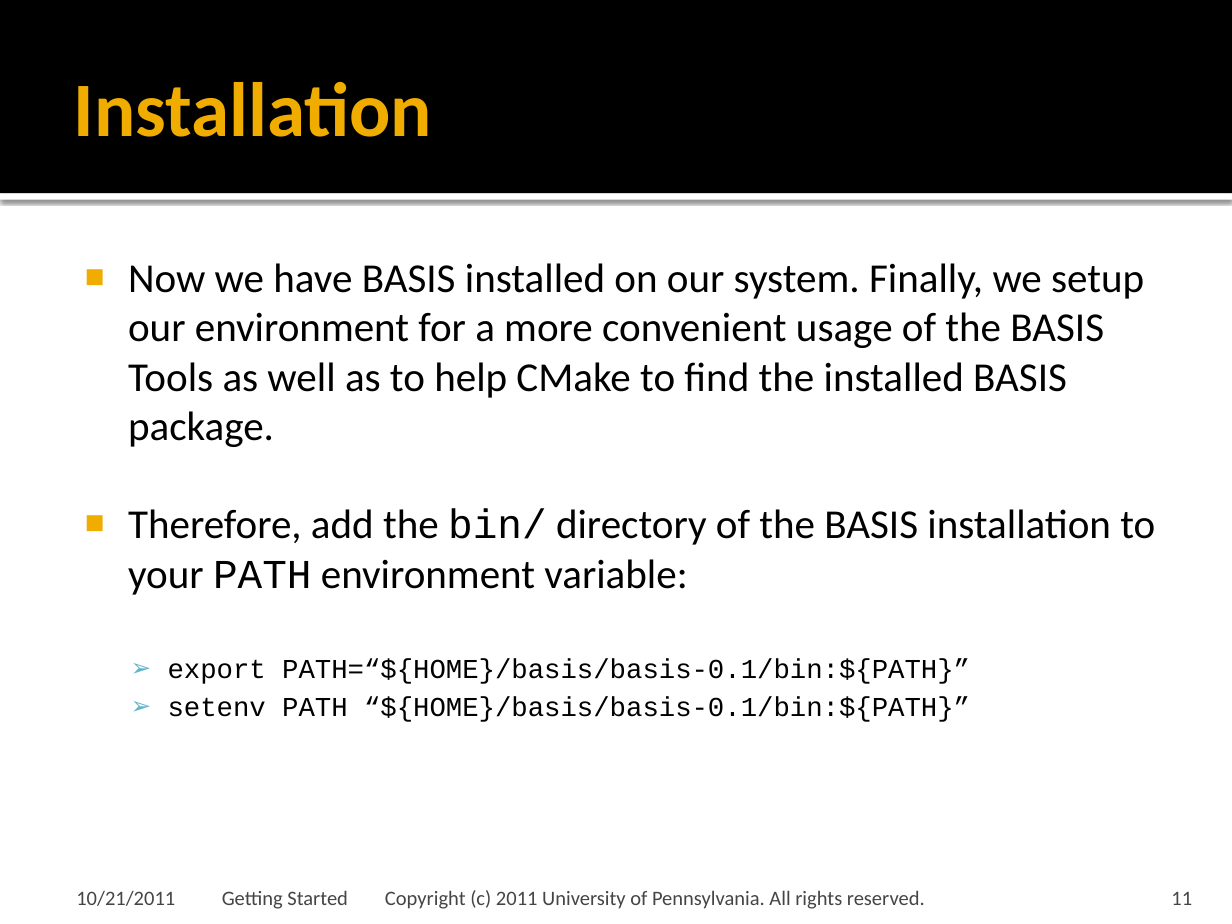
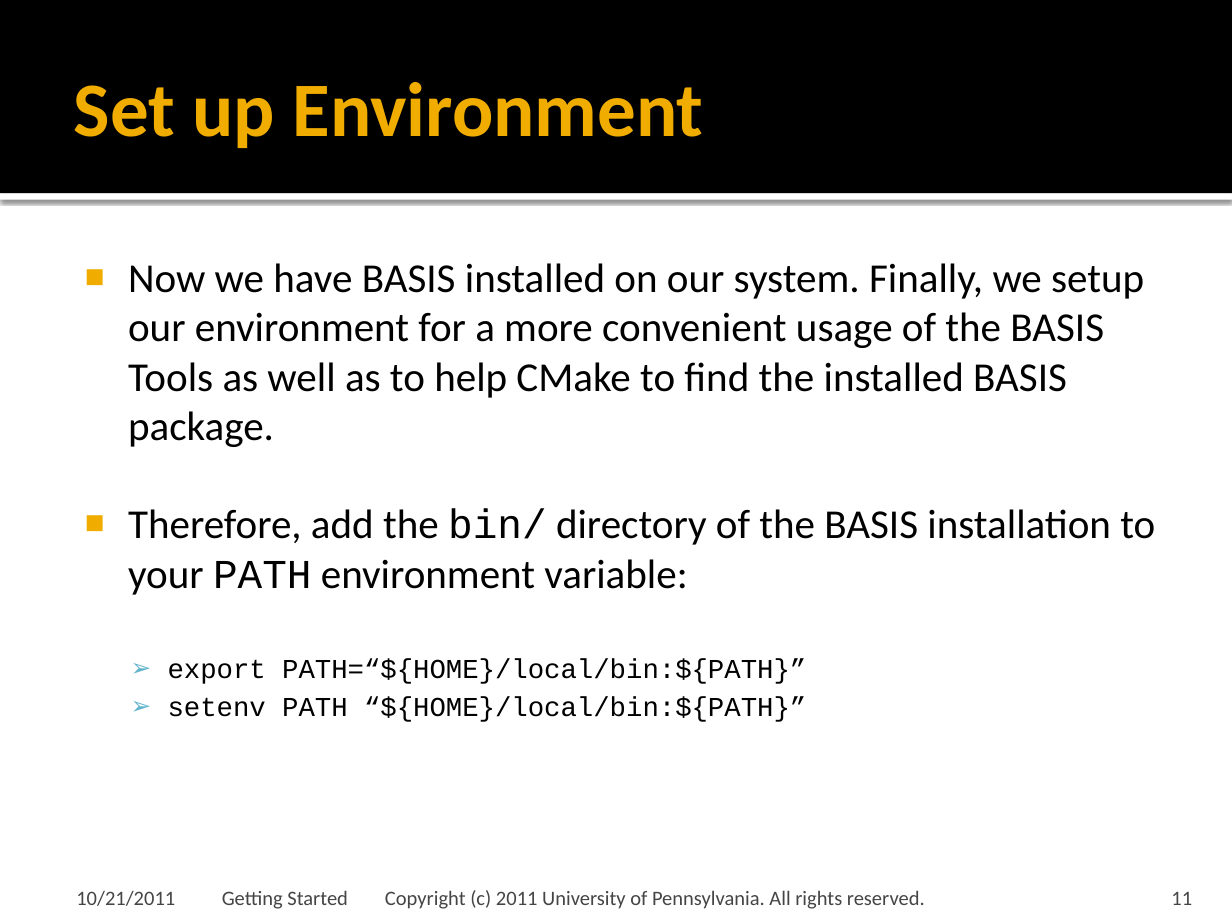
Before and after one commit to cmake-basis/legacy, a slide deck: slide 11 of doc/tutorials/02 Getting Started.pptx. Drawn at 1232x924 pixels with LibreOffice and Linux fonts; fonts in the diff are those of the drawing; background and template pictures are left out. Boxes give left, top, right and bottom in pixels: in the first picture for what was removed or moved away, otherwise in the second. Text is boxed around its words. In the diff, an @@ line names an element or a change of style, - is before the commit and + after.

```diff
--- a/doc/tutorials/02 Getting Started.pptx
+++ b/doc/tutorials/02 Getting Started.pptx
@@ title at [74, 82, 704, 148]: text changed @@
-Installation
+Set up Environment
@@ text at [168, 659, 806, 722]: text changed @@
-  ➢ export PATH=“${HOME}/basis/basis-0.1/bin:${PATH}”
-  ➢ setenv PATH “${HOME}/basis/basis-0.1/bin:${PATH}”
+  ➢ export PATH=“${HOME}/local/bin:${PATH}”
+  ➢ setenv PATH “${HOME}/local/bin:${PATH}”
```
Also in this commit, not shown: 11 other slides changed, 10 slides added.
